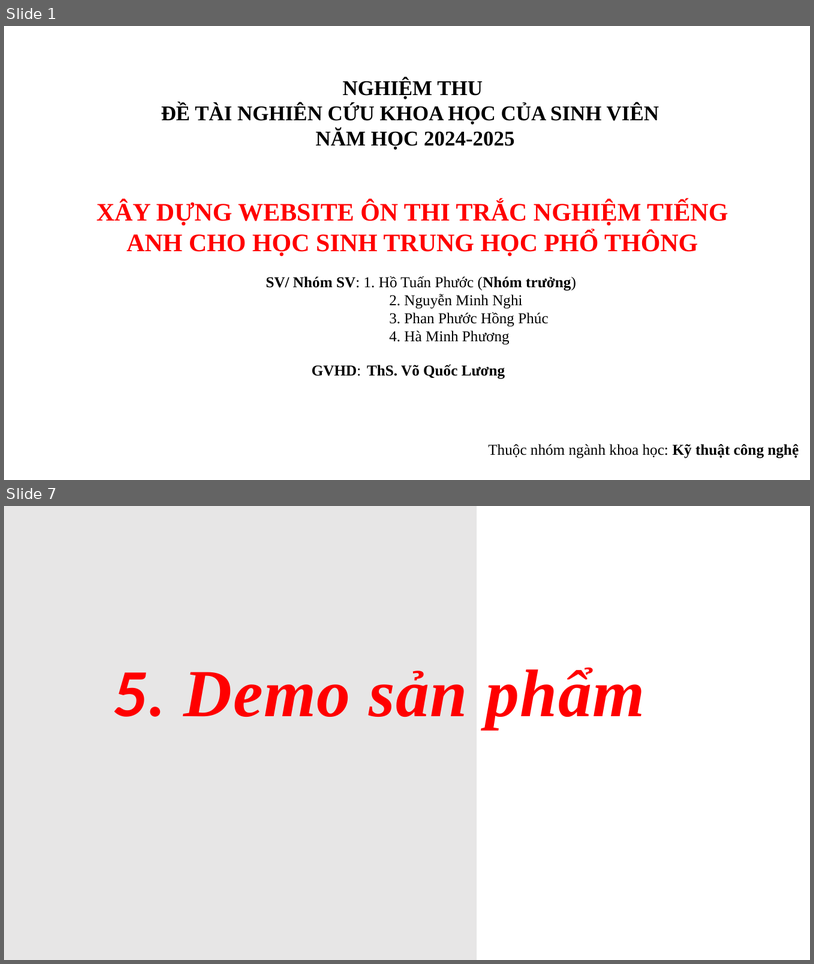
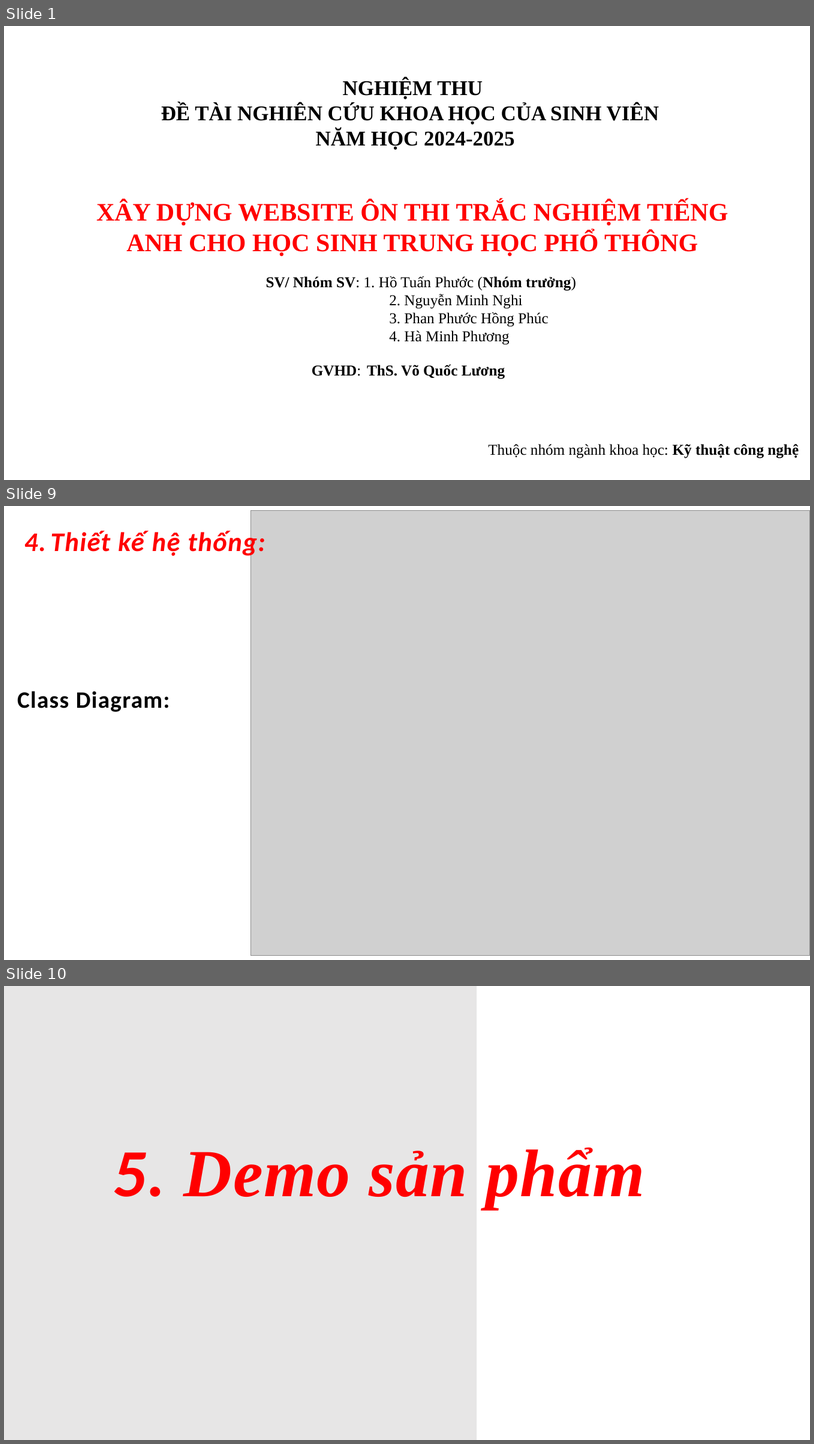
Before and after one commit to minhnghi123/React-WebTracNghiemTiengAnhTHPT, a slide deck: 2.HoTuanPhuoc_ThS.Võ Quốc Lương/2. Hồ Tuấn Phước_ThS.Võ Quốc Lương.pptx. Shown one above the other, each under a label of ours: slides 1 and 7 before the commit, slides 1, 9 and 10 after it; the slides between them are not shown. The pictures are 814x964 and 814x1444 pixels, drawn with LibreOffice and Linux fonts; fonts in the diff are those of the drawing; grey boxes stand for pictures. Boxes give left, top, right and bottom in pixels: in the first picture for what was removed or moved away, otherwise in the second. Text is boxed around its words. In the diff, an @@ line names an element or a change of style, - is before the commit and + after.

```diff
--- a/2.HoTuanPhuoc_ThS.Võ Quốc Lương/2. Hồ Tuấn Phước_ThS.Võ Quốc Lương.pptx
+++ b/2.HoTuanPhuoc_ThS.Võ Quốc Lương/2. Hồ Tuấn Phước_ThS.Võ Quốc Lương.pptx
@@ slide 9 added at [4, 506, 810, 960], background #FFFFFF @@
@@ picture added at [251, 510, 810, 955] @@
@@ text added at [24, 529, 266, 558], 32 pt, text #FF0000, bold, italic @@
+4. Thiết kế hệ thống:
@@ text added at [17, 691, 170, 712], 28 pt, text #000000, bold @@
+Class Diagram:
@@ what was slide 7 is now slide 10 @@
```
Also in this commit, not shown: 4 slides changed, 3 other slides added, 1 slide removed.
